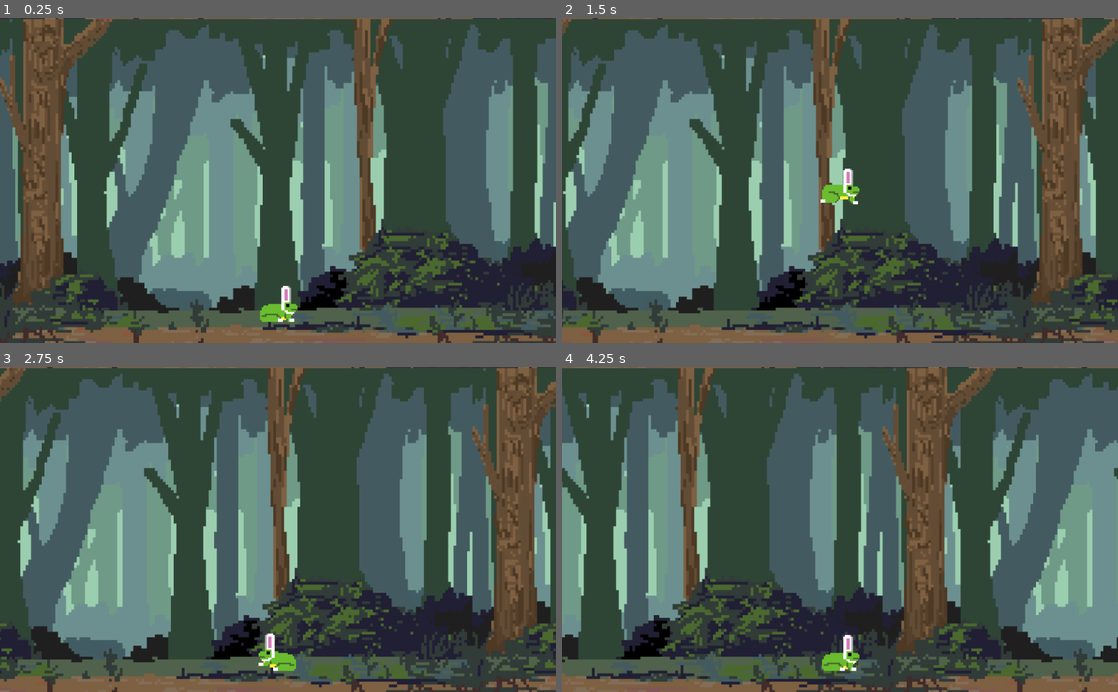
Above: before the commit, frames 1-4 (two rows, left to right).
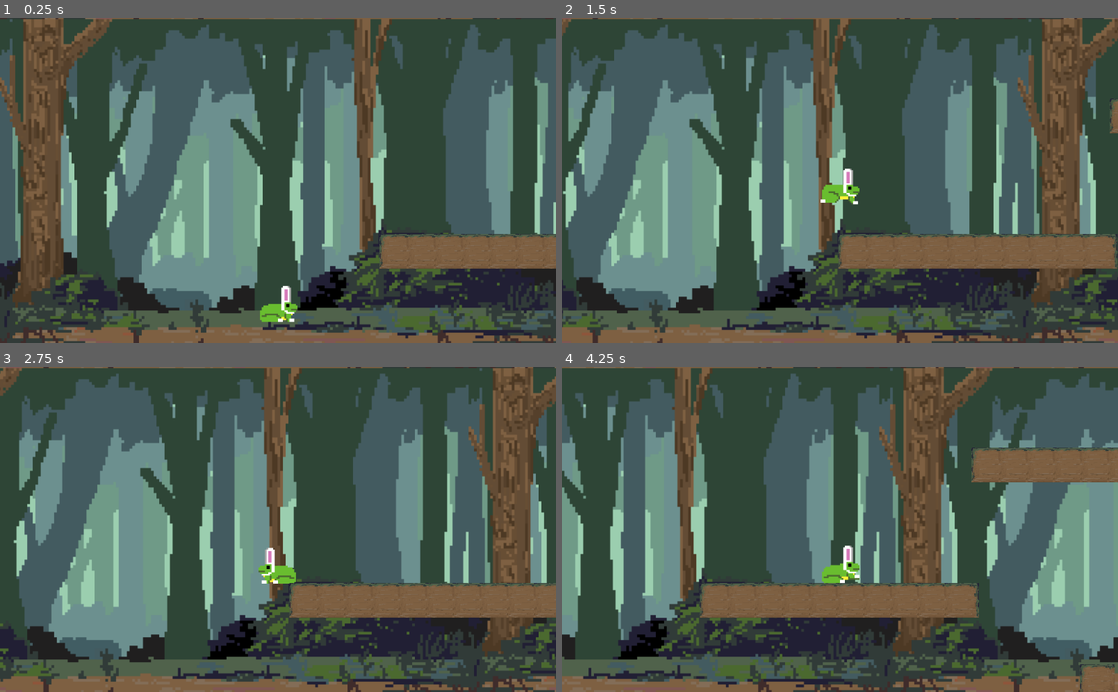
Above: after the commit, the same moments.

Repository: mmheyer/Bunny-Frog
Game: Godot game, scene res://Node2D.tscn
Same seed, same stepped clock (60 frames per second), same inputs: the game is played once before the commit and once after it. The project has no main scene, so this scene is started directly.
Inputs:
- Up to frame 1 (0.25 s): no input
- Up to frame 2 (1.5 s): tap Enter at 0.5 s; hold Right (right) from 0.53 s (still down); tap Space (jump) at 0.77 s
- Up to frame 3 (2.75 s): tap Space (jump) at 1.52 s; release Right (right) at 2.03 s; hold Left (left) from 2.03 s (still down)
- Up to frame 4 (4.25 s): release Left (left) at 2.78 s; hold Right (right) from 2.78 s (still down); tap Space (jump) at 3.02, 3.77 s

The runs differ from the first frame. In frame 1, 3.3% of the frame differs, in the area x 68-100%, y 66-78%; in frame 2, 5.2%; in frame 3, 24%; in frame 4, 25%, in the area x 0-100%, y 0-100%.

Commit message:
added platform pngs

Diff:
--- a/Node2D.tscn
+++ b/Node2D.tscn
@@ -1,22 +1,39 @@
-[gd_scene load_steps=8 format=2]
+[gd_scene load_steps=16 format=2]
 
 [ext_resource path="res://ASSETS/white.png" type="Texture" id=1]
 [ext_resource path="res://bunnyfrog.tscn" type="PackedScene" id=2]
 [ext_resource path="res://ASSETS/forestbackground1.png" type="Texture" id=3]
-[ext_resource path="res://ASSETS/Safeimagekit-1.png" type="Texture" id=4]
+[ext_resource path="res://ASSETS/blocks/block3.png" type="Texture" id=4]
+[ext_resource path="res://ASSETS/blocks/block4.png" type="Texture" id=5]
+[ext_resource path="res://ASSETS/blocks/block2.png" type="Texture" id=6]
+[ext_resource path="res://ASSETS/blocks/block1.png" type="Texture" id=7]
+[ext_resource path="res://ASSETS/blocks/block5.png" type="Texture" id=8]
 
 [sub_resource type="RectangleShape2D" id=2]
 extents = Vector2( 511.5, 26 )
 
 [sub_resource type="ConvexPolygonShape2D" id=6]
-points = PoolVector2Array( 50, 50, 0, 50, 0, 0, 50, 0 )
+points = PoolVector2Array( 64, 64, 0, 64, 0, 0, 64, 0 )
+
+[sub_resource type="ConvexPolygonShape2D" id=7]
+points = PoolVector2Array( 64, 64, 0, 64, 0, 0, 64, 0 )
+
+[sub_resource type="ConvexPolygonShape2D" id=8]
+points = PoolVector2Array( 64, 64, 0, 64, 0, 0, 64, 0 )
+
+[sub_resource type="ConvexPolygonShape2D" id=9]
+points = PoolVector2Array( 64, 64, 0, 64, 0, 0, 64, 0 )
+
+[sub_resource type="ConvexPolygonShape2D" id=10]
+points = PoolVector2Array( 64, 64, 0, 64, 0, 0, 64, 0 )
 
 [sub_resource type="TileSet" id=5]
-0/name = "Safeimagekit-1.png 0"
+resource_local_to_scene = true
+0/name = "block3.png 0"
 0/texture = ExtResource( 4 )
 0/tex_offset = Vector2( 0, 0 )
 0/modulate = Color( 1, 1, 1, 1 )
-0/region = Rect2( 0, 0, 50, 50 )
+0/region = Rect2( 0, 0, 64, 64 )
 0/tile_mode = 0
 0/occluder_offset = Vector2( 0, 0 )
 0/navigation_offset = Vector2( 0, 0 )
@@ -33,6 +50,90 @@
 "shape_transform": Transform2D( 1, 0, 0, 1, 0, 0 )
 } ]
 0/z_index = 0
+1/name = "block1.png 1"
+1/texture = ExtResource( 7 )
+1/tex_offset = Vector2( 0, 0 )
+1/modulate = Color( 1, 1, 1, 1 )
+1/region = Rect2( 0, 0, 64, 64 )
+1/tile_mode = 0
+1/occluder_offset = Vector2( 0, 0 )
+1/navigation_offset = Vector2( 0, 0 )
+1/shape_offset = Vector2( 0, 0 )
+1/shape_transform = Transform2D( 1, 0, 0, 1, 0, 0 )
+1/shape = SubResource( 7 )
+1/shape_one_way = false
+1/shape_one_way_margin = 1.0
+1/shapes = [ {
+"autotile_coord": Vector2( 0, 0 ),
+"one_way": false,
+"one_way_margin": 1.0,
+"shape": SubResource( 7 ),
+"shape_transform": Transform2D( 1, 0, 0, 1, 0, 0 )
+} ]
+1/z_index = 0
+2/name = "block2.png 2"
+2/texture = ExtResource( 6 )
+2/tex_offset = Vector2( 0, 0 )
+2/modulate = Color( 1, 1, 1, 1 )
+2/region = Rect2( 0, 0, 64, 64 )
+2/tile_mode = 0
+2/occluder_offset = Vector2( 0, 0 )
+2/navigation_offset = Vector2( 0, 0 )
+2/shape_offset = Vector2( 0, 0 )
+2/shape_transform = Transform2D( 1, 0, 0, 1, 0, 0 )
+2/shape = SubResource( 8 )
+2/shape_one_way = false
+2/shape_one_way_margin = 1.0
+2/shapes = [ {
+"autotile_coord": Vector2( 0, 0 ),
+"one_way": false,
+"one_way_margin": 1.0,
+"shape": SubResource( 8 ),
+"shape_transform": Transform2D( 1, 0, 0, 1, 0, 0 )
+} ]
+2/z_index = 0
+3/name = "block4.png 3"
+3/texture = ExtResource( 5 )
+3/tex_offset = Vector2( 0, 0 )
+3/modulate = Color( 1, 1, 1, 1 )
+3/region = Rect2( 0, 0, 64, 64 )
+3/tile_mode = 0
+3/occluder_offset = Vector2( 0, 0 )
+3/navigation_offset = Vector2( 0, 0 )
+3/shape_offset = Vector2( 0, 0 )
+3/shape_transform = Transform2D( 1, 0, 0, 1, 0, 0 )
+3/shape = SubResource( 9 )
+3/shape_one_way = false
+3/shape_one_way_margin = 1.0
+3/shapes = [ {
+"autotile_coord": Vector2( 0, 0 ),
+"one_way": false,
+"one_way_margin": 1.0,
+"shape": SubResource( 9 ),
+"shape_transform": Transform2D( 1, 0, 0, 1, 0, 0 )
+} ]
+3/z_index = 0
+4/name = "block5.png 4"
+4/texture = ExtResource( 8 )
+4/tex_offset = Vector2( 0, 0 )
+4/modulate = Color( 1, 1, 1, 1 )
+4/region = Rect2( 0, 0, 64, 64 )
+4/tile_mode = 0
+4/occluder_offset = Vector2( 0, 0 )
+4/navigation_offset = Vector2( 0, 0 )
+4/shape_offset = Vector2( 0, 0 )
+4/shape_transform = Transform2D( 1, 0, 0, 1, 0, 0 )
+4/shape = SubResource( 10 )
+4/shape_one_way = false
+4/shape_one_way_margin = 1.0
+4/shapes = [ {
+"autotile_coord": Vector2( 0, 0 ),
+"one_way": false,
+"one_way_margin": 1.0,
+"shape": SubResource( 10 ),
+"shape_transform": Transform2D( 1, 0, 0, 1, 0, 0 )
+} ]
+4/z_index = 0
 
 [node name="Level1" type="Node2D"]
 __meta__ = {
@@ -84,6 +185,7 @@
 [node name="TileMap" type="TileMap" parent="."]
 tile_set = SubResource( 5 )
 cell_size = Vector2( 50, 50 )
-cell_quadrant_size = 25
+cell_quadrant_size = 10
+cell_custom_transform = Transform2D( 0, 0, 0, 0, 0, 0 )
 format = 1
-tile_data = PoolIntArray( 458824, 0, 0, 458825, 0, 0, 458826, 0, 0, 458827, 0, 0, 458828, 0, 0, 458829, 0, 0, 458830, 0, 0, 458831, 0, 0, 458832, 0, 0, 458833, 0, 0, 458834, 0, 0, 458835, 0, 0, 458836, 0, 0, 458837, 0, 0, 458838, 0, 0, 458839, 0, 0, 458840, 0, 0, 524291, 2, 0, 524292, 2, 0, 524293, 2, 0, 524294, 2, 0, 524295, 2, 0, 524296, 2, 0, 655371, 1, 0, 655372, 1, 0, 655373, 1, 0, 655374, 1, 0, 655375, 1, 0, 655376, 1, 0, 655377, 1, 0, 720924, 2, 0, 851973, 1, 0, 851974, 1, 0, 851975, 1, 0, 851976, 1, 0, 851977, 1, 0, 851978, 1, 0 )
+tile_data = PoolIntArray( 196632, 2, 0, 196633, 3, 0, 196634, 3, 0, 196635, 3, 0, 196636, 3, 0, 196637, 3, 0, 196638, 1, 0, 524302, 2, 0, 524303, 3, 0, 524304, 3, 0, 524305, 3, 0, 524306, 3, 0, 524307, 3, 0, 524308, 3, 0, 524309, 3, 0, 524310, 3, 0, 524311, 1, 0, 720924, 2, 0 )
Binary file removed: ASSETS/Safeimagekit-1.png
Binary file added: ASSETS/blocks/block1.png
Not shown, added: ASSETS/blocks/block1.png.import
Binary file added: ASSETS/blocks/block2.png
Not shown, added: ASSETS/blocks/block2.png.import
Binary file added: ASSETS/blocks/block3.png
Not shown, added: ASSETS/blocks/block3.png.import
Binary file added: ASSETS/blocks/block4.png
Not shown, added: ASSETS/blocks/block4.png.import
Binary file added: ASSETS/blocks/block5.png
Not shown, added: ASSETS/blocks/block5.png.import
Not shown, changed: .DS_Store
(and 2 more such lines)
